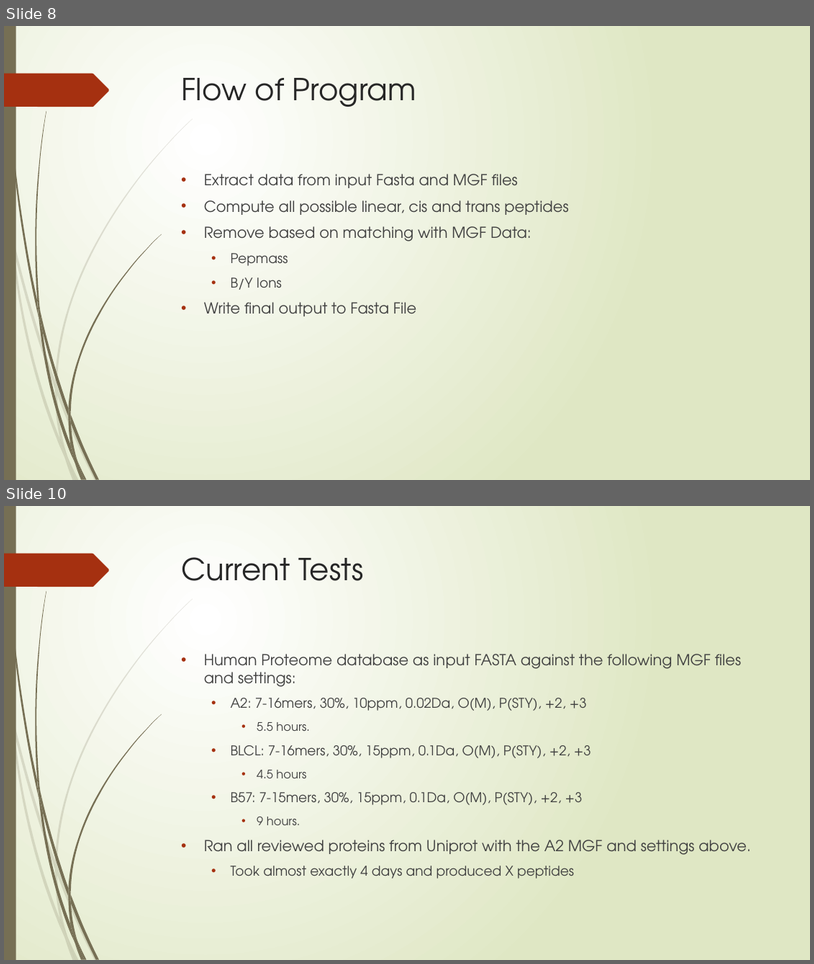
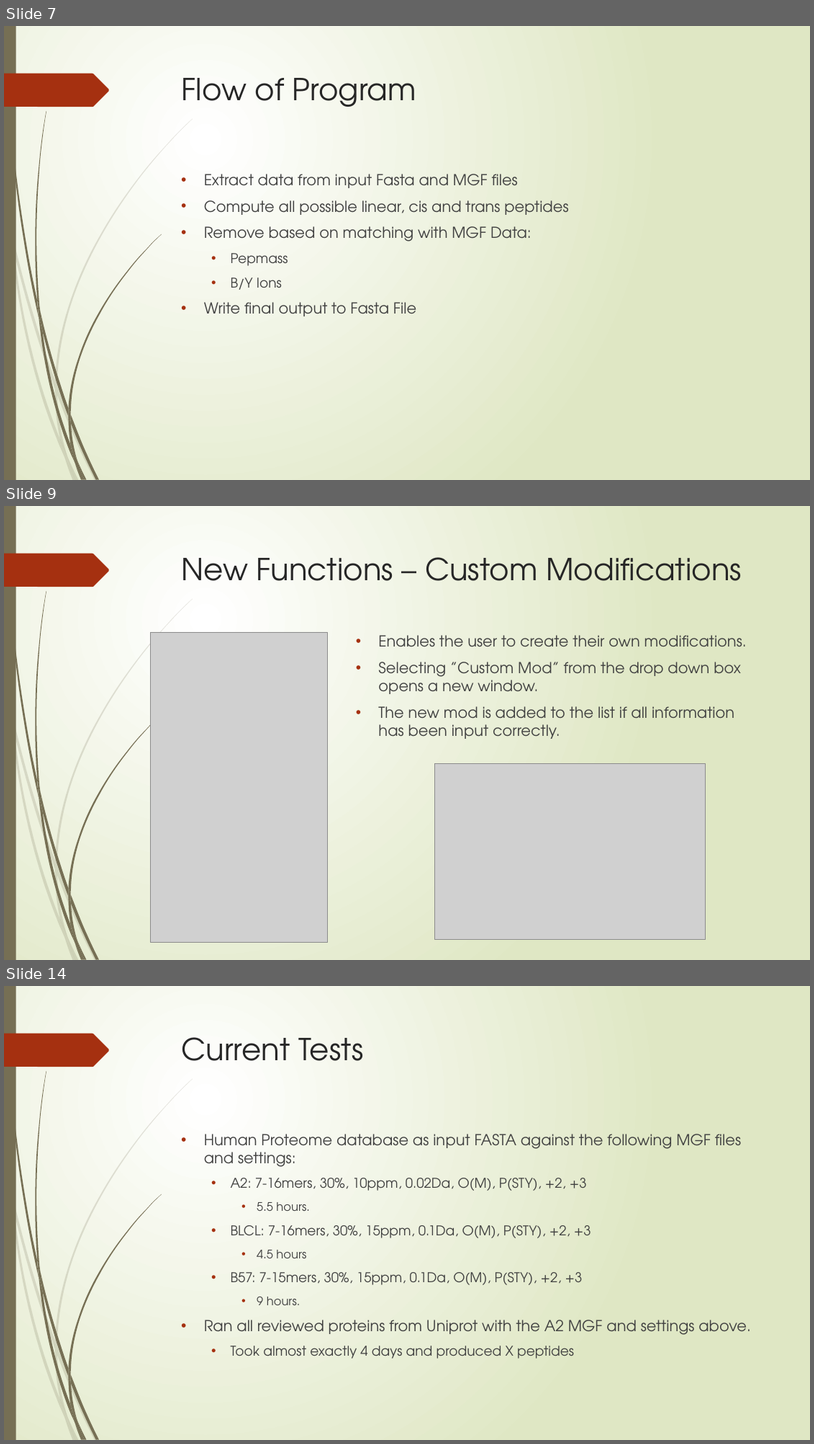
Before and after one commit to nhcha6/MersProject, a slide deck: SecondLabPresentation.pptx. Shown one above the other, each under a label of ours: slides 8 and 10 before the commit, slides 7, 9 and 14 after it; the slides between them are not shown. The pictures are 814x964 and 814x1444 pixels, drawn with LibreOffice and Linux fonts; fonts in the diff are those of the drawing; grey boxes stand for pictures. Boxes give left, top, right and bottom in pixels: in the first picture for what was removed or moved away, otherwise in the second. Text is boxed around its words. In the diff, an @@ line names an element or a change of style, - is before the commit and + after.

```diff
--- a/SecondLabPresentation.pptx
+++ b/SecondLabPresentation.pptx
@@ slide 9 added at <box>4,506,810,960</box>, background gradient #FFFFFF to #DFE8C4; not listed: 24 template elements that a slide beside it also shows @@
@@ title added at <box>182,557,742,581</box>, 36 pt, text #262626 @@
+New Functions – Custom Modifications
@@ picture added at <box>150,632,328,942</box> @@
@@ text added at <box>378,635,747,739</box>, 18 pt, text #404040 @@
+• Enables the user to create their own modifications.
+• Selecting ”Custom Mod” from the drop down box opens a new window.
+• The new mod is added to the list if all information has been input correctly.
@@ picture added at <box>435,763,706,939</box> @@
@@ what was slide 8 is now slide 7 @@
@@ what was slide 10 is now slide 14 @@
```
Also in this commit, not shown: 5 slides changed, 9 other slides added, 1 slide removed.
